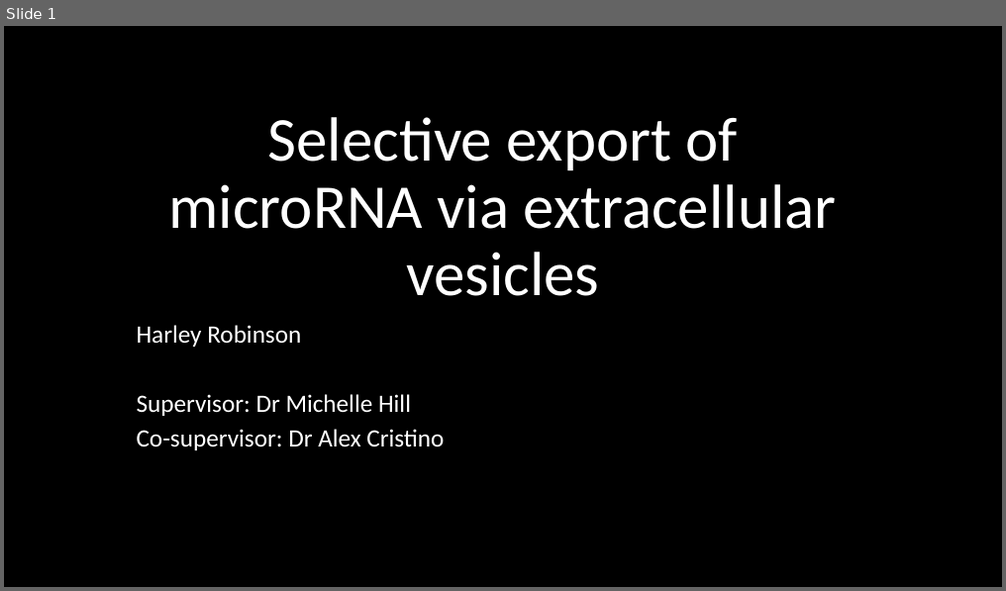
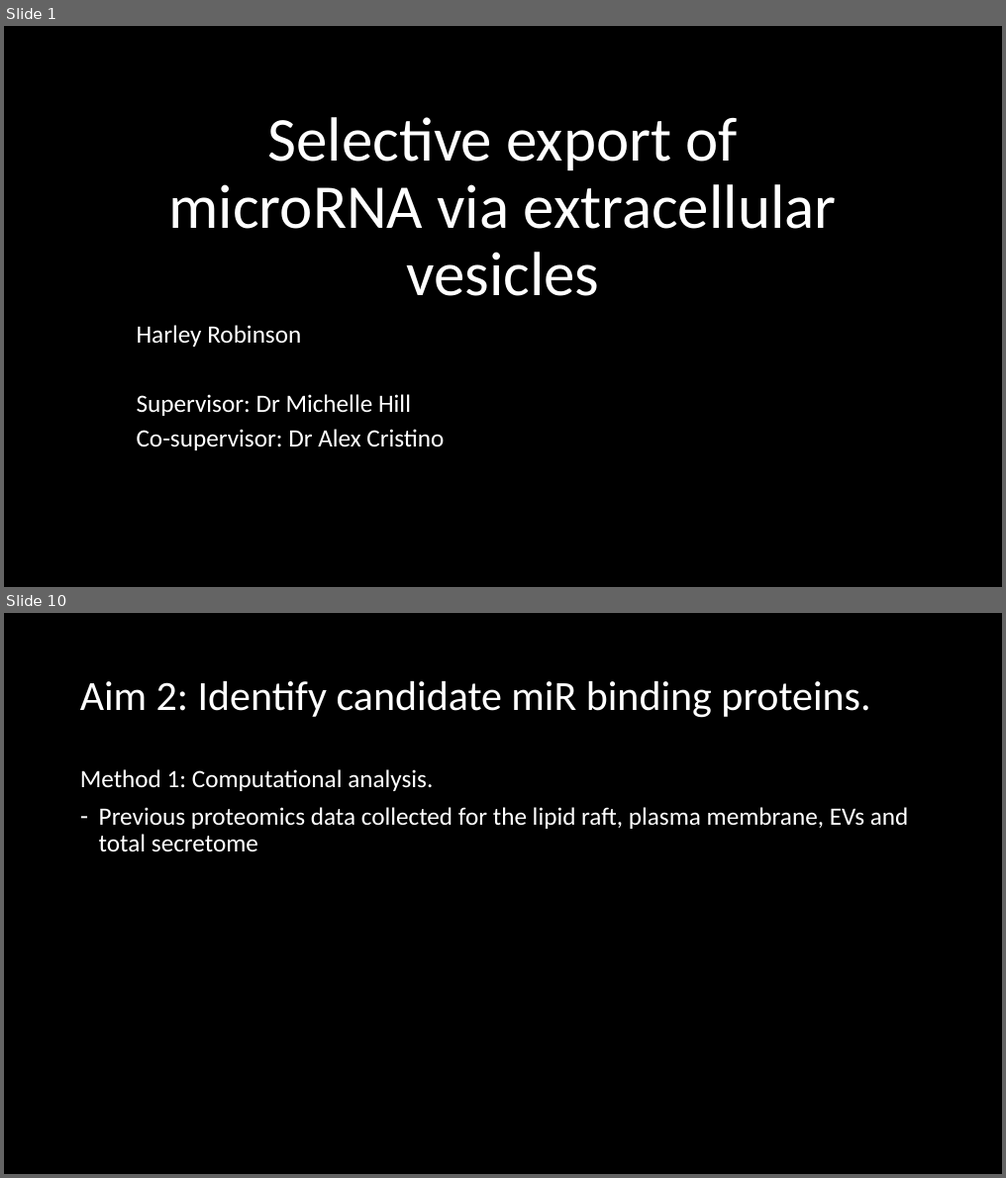
Before and after one commit to HarleyRobinson/Honours2, a slide deck: BackgroundInfo/Selective export of microRNA via extracellular vesicles.pptx. Shown one above the other, each under a label of ours: slide 1 before the commit, slides 1 and 10 after it; the slides between them are not shown. The pictures are 1006x591 and 1006x1178 pixels, drawn with LibreOffice and Linux fonts; fonts in the diff are those of the drawing; background and template pictures are left out. Boxes give left, top, right and bottom in pixels: in the first picture for what was removed or moved away, otherwise in the second. Text is boxed around its words. In the diff, an @@ line names an element or a change of style, - is before the commit and + after.

```diff
--- a/BackgroundInfo/Selective export of microRNA via extracellular vesicles.pptx
+++ b/BackgroundInfo/Selective export of microRNA via extracellular vesicles.pptx
@@ slide 10 added at box(4, 613, 1002, 1174), background #000000 @@
@@ title added at box(80, 681, 870, 718), 40 pt, text #FFFFFF @@
+Aim 2: Identify candidate miR binding proteins.
@@ text added at box(80, 769, 909, 853), 24 pt, text #FFFFFF @@
+Method 1: Computational analysis.
+– Previous proteomics data collected for the lipid raft, plasma membrane, EVs and total secretome
```
Also in this commit, not shown: 7 slides changed, 5 other slides added, 2 slides removed, 7 other files.
